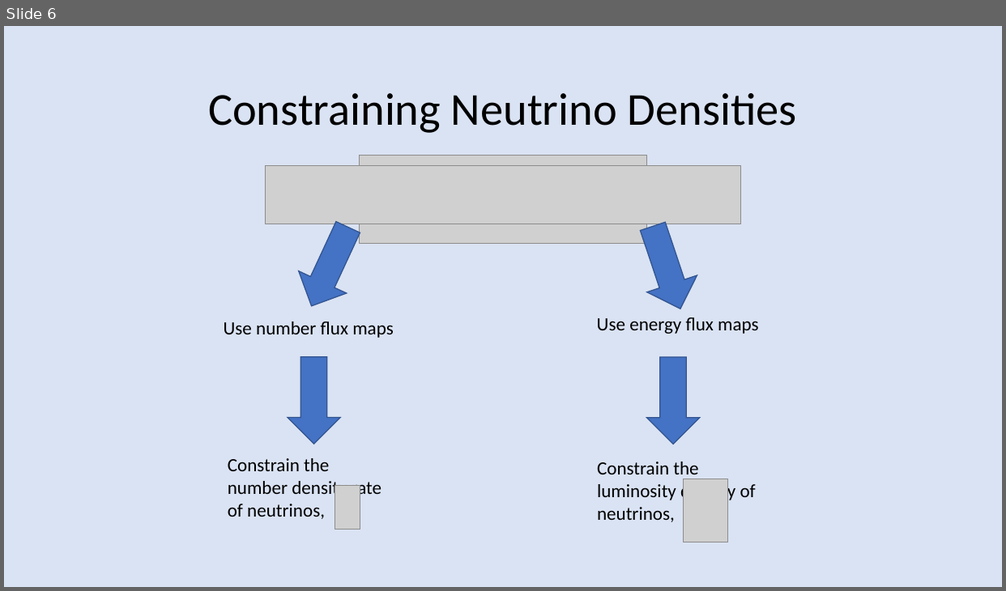
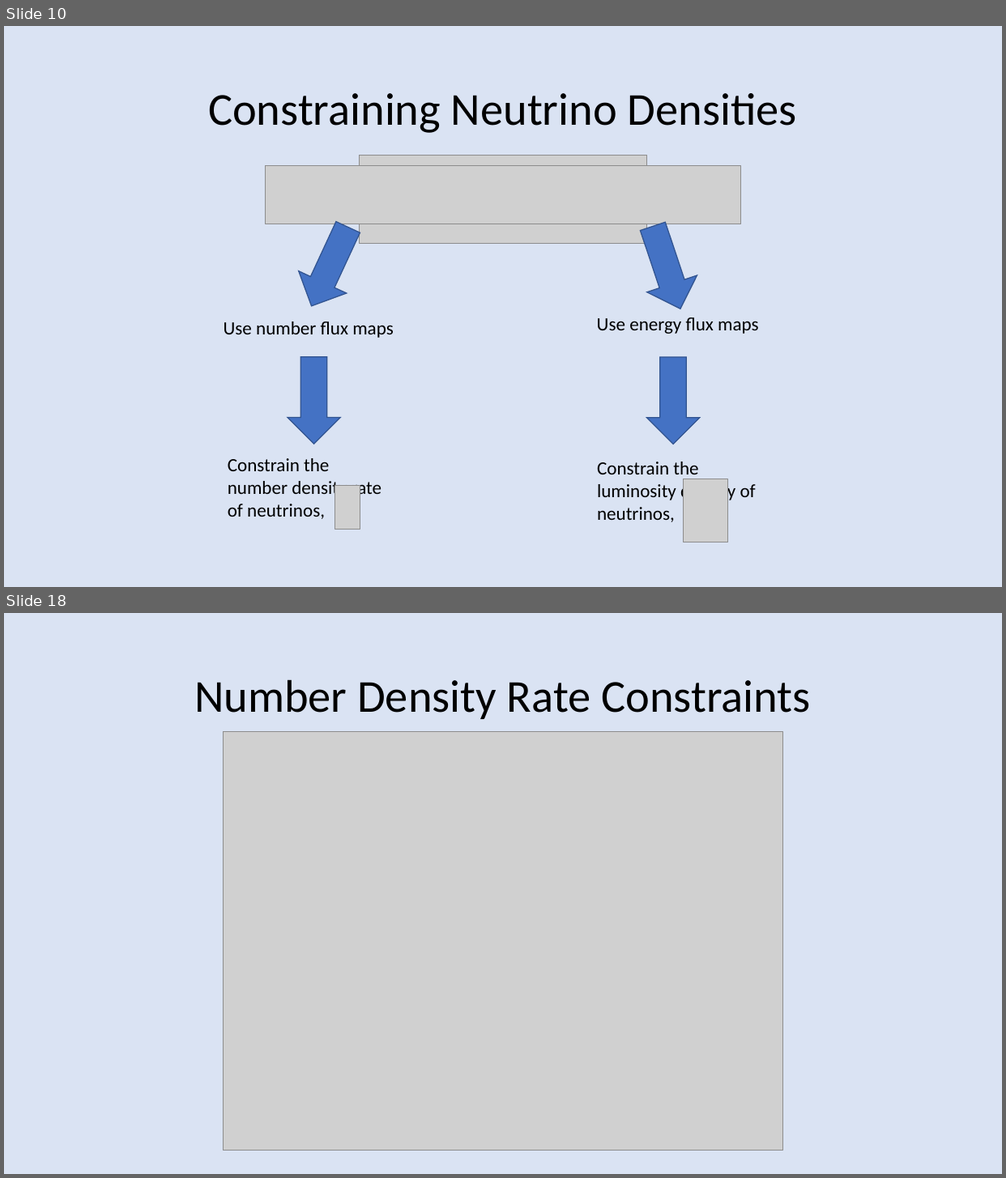
Before and after one commit to BenGPatterson/NeutrinoCrossCorrelations, a slide deck: Nuxcorr_slides.pptx. Shown one above the other, each under a label of ours: slide 6 before the commit, slides 10 and 18 after it; the slides between them are not shown. The pictures are 1006x591 and 1006x1178 pixels, drawn with LibreOffice and Linux fonts; fonts in the diff are those of the drawing; grey boxes stand for pictures. Boxes give left, top, right and bottom in pixels: in the first picture for what was removed or moved away, otherwise in the second. Text is boxed around its words. In the diff, an @@ line names an element or a change of style, - is before the commit and + after.

```diff
--- a/Nuxcorr_slides.pptx
+++ b/Nuxcorr_slides.pptx
@@ slide 18 added at [4,613,1002,1174], background #DAE3F3 @@
@@ title added at [194,679,811,719], 44 pt, text #000000 @@
+Number Density Rate Constraints
@@ picture added at [224,731,782,1151] @@
@@ what was slide 6 is now slide 10 @@
```
Also in this commit, not shown: 10 other slides added.
